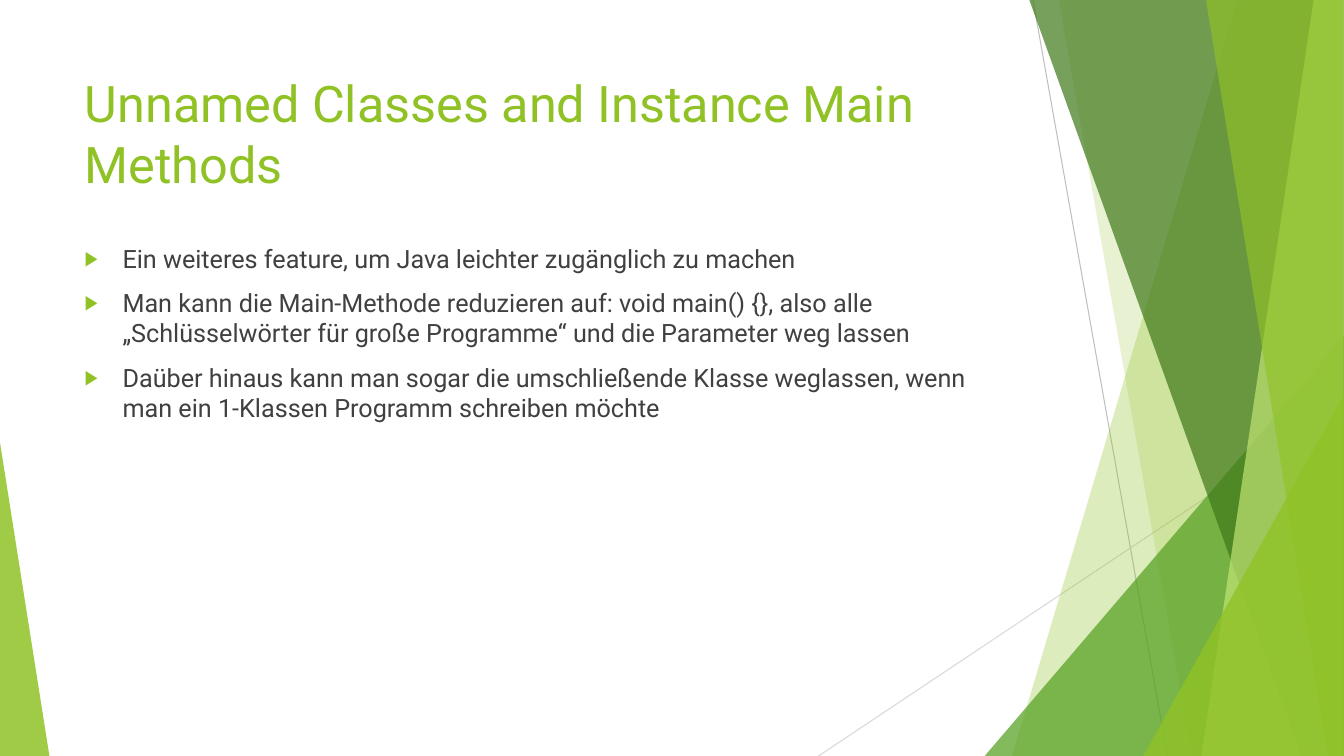
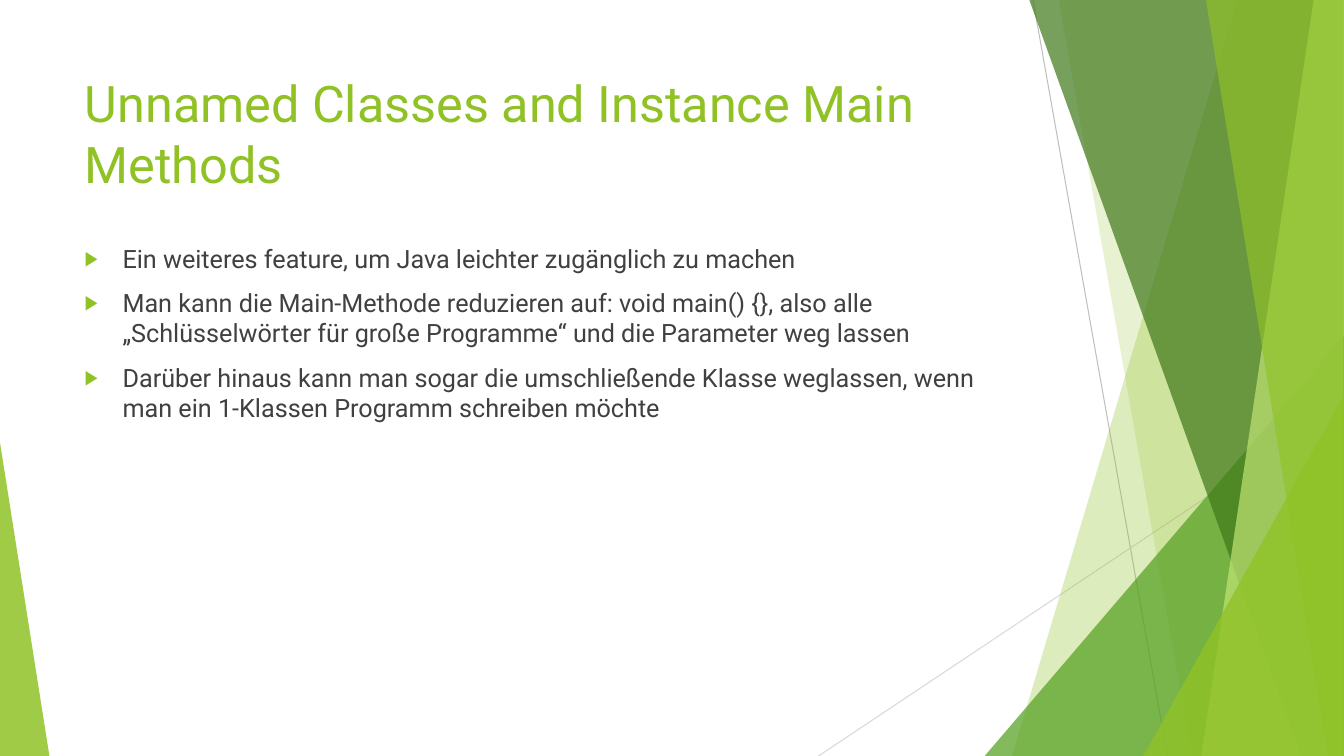
Before and after one commit to MichaelZett/20240409_java1221, a slide deck: slide 89 of Neuerungen_Java_18.pptx (slide 86 before the commit). Drawn at 1344x756 pixels with LibreOffice and Linux fonts; fonts in the diff are those of the drawing. Boxes give left, top, right and bottom in pixels: in the first picture for what was removed or moved away, otherwise in the second. Text is boxed around its words. In the diff, an @@ line names an element or a change of style, - is before the commit and + after.

```diff
--- a/Neuerungen_Java_18.pptx
+++ b/Neuerungen_Java_18.pptx
@@ text at [123,368,974,423]: text changed @@
-▶ Daüber hinaus kann man sogar die umschließende Klasse weglassen, wenn man ein 1-Klassen Programm schreiben möchte
+▶ Darüber hinaus kann man sogar die umschließende Klasse weglassen, wenn man ein 1-Klassen Programm schreiben möchte
```
Also in this commit, not shown: 1 other slide changed, 3 slides added, 7 other files.
